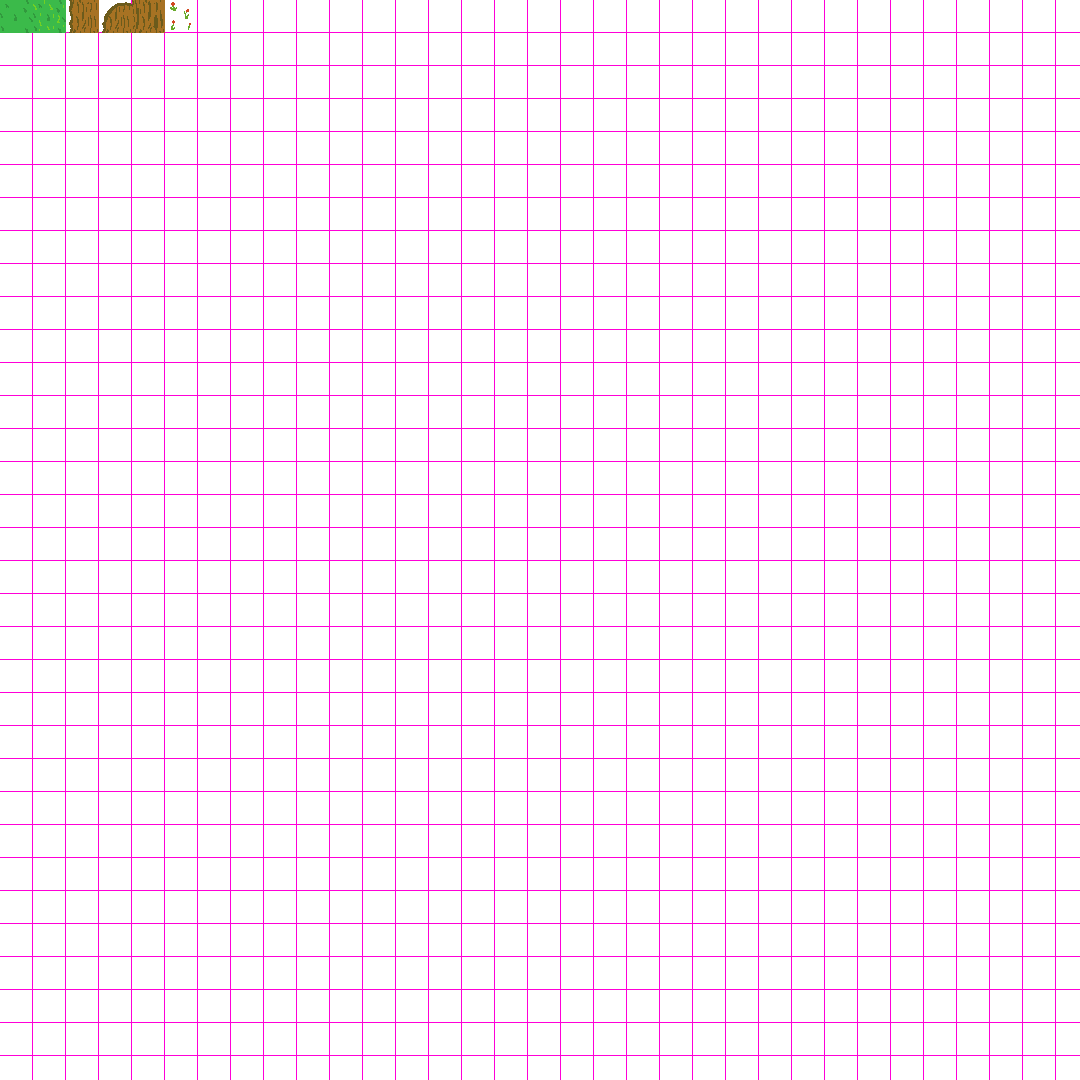
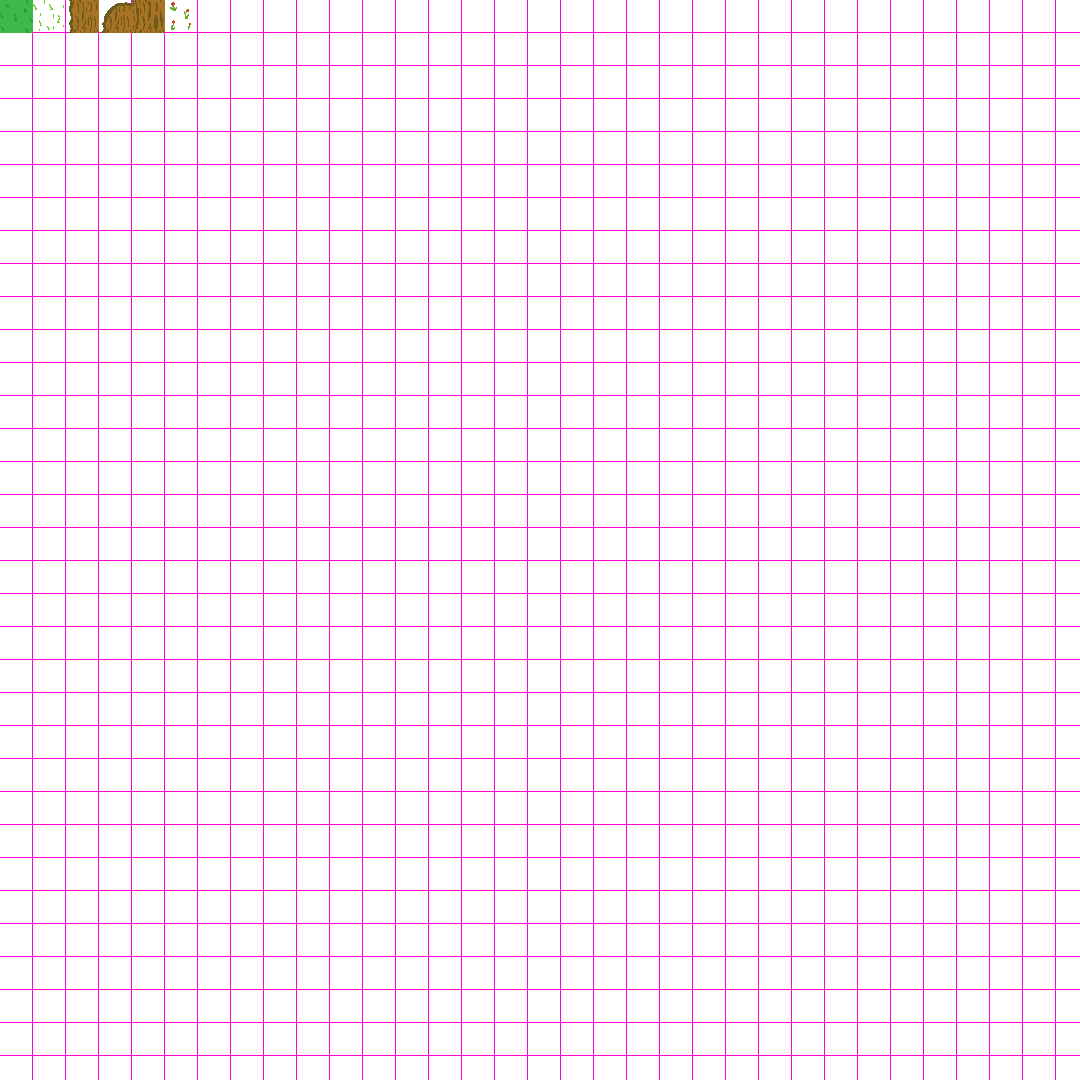
Before/after of a w=1080, h=1080 layered artwork. What changed in the layer stack:
renamed "GrassAndWeed" to "Weed", painted on it over left=33, top=0, right=66, bottom=33
